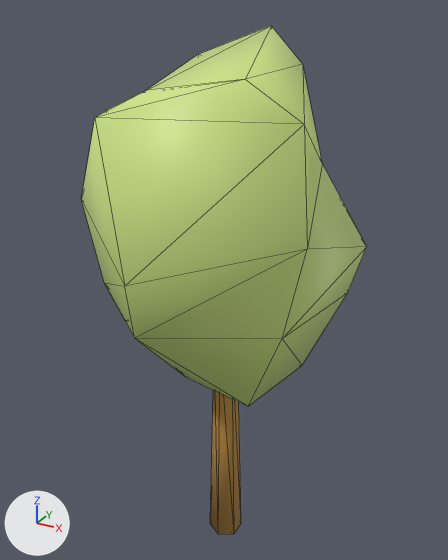
An edit to the glTF model frontend/public/TreeVariants/Tree_01.glb, drawn before and after from the same camera.
Camera for both pictures: a camera (50 mm lens) standing at (6.6, -12.11, 13.8) and looking at (-0.19, 0.25, 7.62). The axes (+X, +Y, +Z) are drawn at lower left. The lights are the same throughout. Mesh edges are drawn as thin lines. Vertices at the same position are counted once.

Names of what the first picture shows: 'Tree01'.
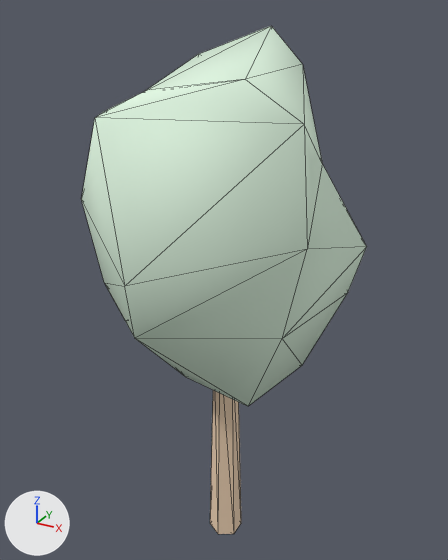
The newer file is also turned or shifted as a whole; pictures and numbers use the older file's frame.

Pixel boxes (x1, y1, x2, y2) of what changed, in the pictures (448 x 560 px):
'Tree01', recoloured, shading changed (green to white)
    both: (81, 26, 367, 534)
part 1 of me_foliage__leafcard_002, shading changed
    both: (210, 390, 241, 534)
part 2 of me_foliage__leafcard_002, shading changed
    both: (215, 391, 234, 527)

What the commit changed:
Material 'Leafes' (mat_leafes) changes colour from green #cfe787 to white #e0f7e2; in linear values from (0.625, 0.8, 0.244) to (0.747, 0.928, 0.759).
Material 'Bark' (mat_bark) changes colour from orange #b98a41 to beige #eed2b4; in linear values from (0.487, 0.256, 0.0532) to (0.858, 0.644, 0.456).
me_foliage__leafcard_002 has 42 vertices, 76 faces and spans x -3.53..3.07, y -3.81..3.36, z 0.0..13.43.
me_foliage__leafcard_002 is used by ob_tree01; location (0.0, 0.0, 0.0).
me_foliage__leafcard_002 part 1: all 6 faces centred in x -0.35..0.35, y -0.33..0.33, z 2.01 are now shaded flat.
me_foliage__leafcard_002 part 2: all 5 faces centred in x -0.3..0.22, y -0.3..0.3, z 4.02 are now shaded flat.
